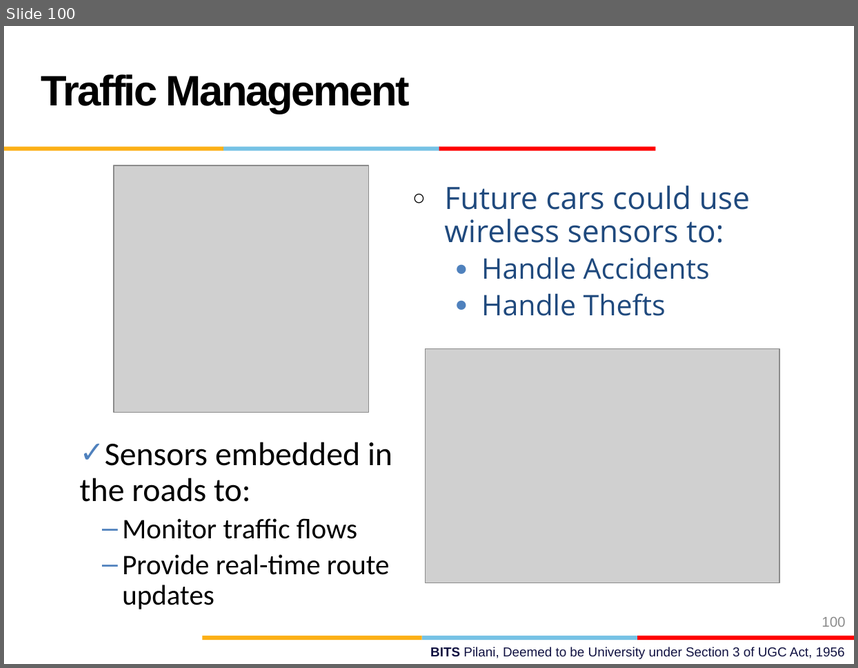
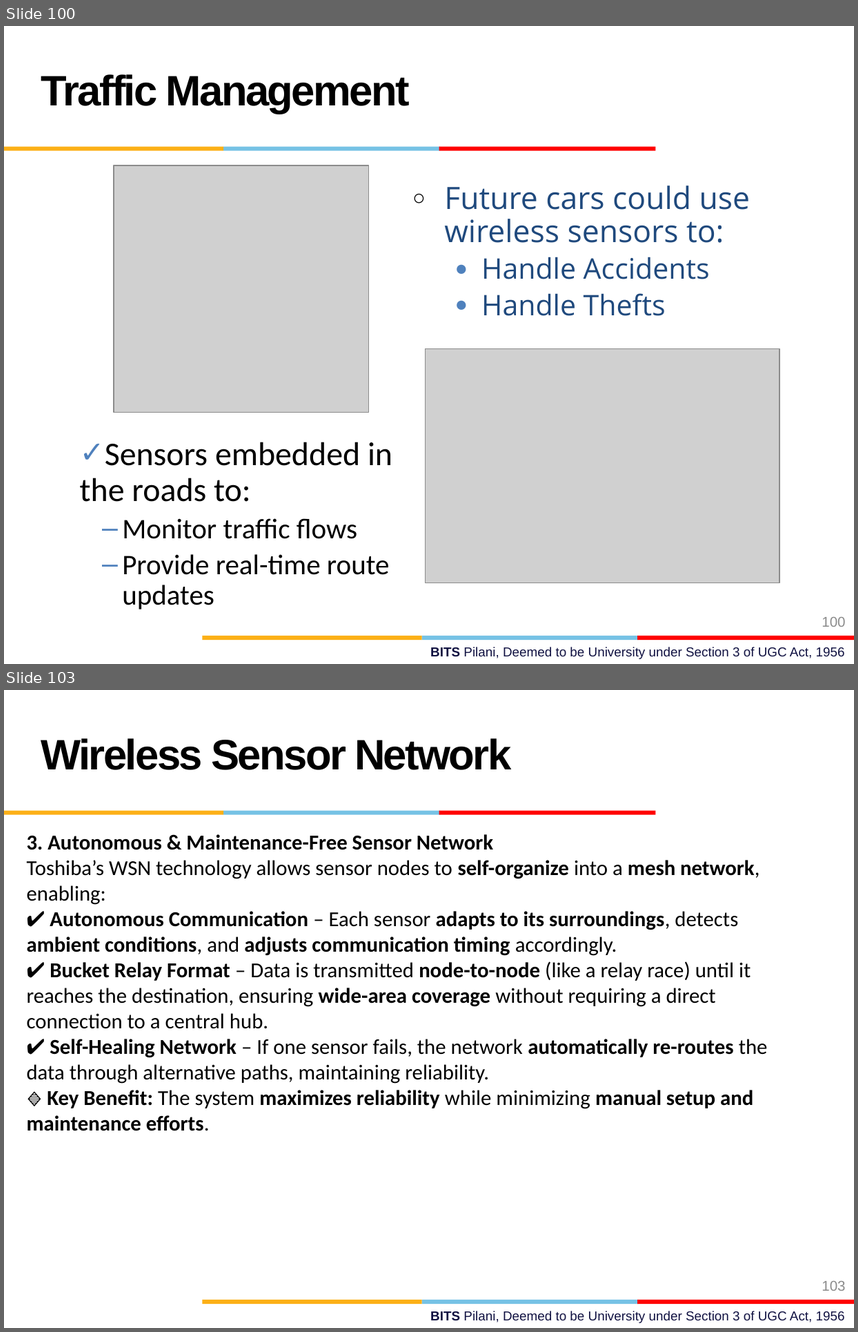
Before and after one commit to AbidKhan01ak/Mtech-7th-Sem, a slide deck: NEA/NEA.pptx. Shown one above the other, each under a label of ours: slide 100 before the commit, slides 100 and 103 after it; the slides between them are not shown. The pictures are 858x668 and 858x1332 pixels, drawn with LibreOffice and Linux fonts; fonts in the diff are those of the drawing; grey boxes stand for pictures; background and template pictures are left out. Boxes give left, top, right and bottom in pixels: in the first picture for what was removed or moved away, otherwise in the second. Text is boxed around its words. In the diff, an @@ line names an element or a change of style, - is before the commit and + after.

```diff
--- a/NEA/NEA.pptx
+++ b/NEA/NEA.pptx
@@ slide 103 added at (4, 690, 854, 1328), background #FFFFFF; not listed: 7 template elements that a slide beside it also shows @@
@@ text added at (41, 738, 512, 770), 36 pt, text #000000, bold @@
+Wireless Sensor Network
@@ text added at (27, 834, 768, 1131), 18 pt, text #000000 @@
+3. Autonomous & Maintenance-Free Sensor Network
+Toshiba’s WSN technology allows sensor nodes to self-organize into a mesh network, enabling:
+✔ Autonomous Communication – Each sensor adapts to its surroundings, detects ambient conditions, and adjusts communication timing accordingly.
+✔ Bucket Relay Format – Data is transmitted node-to-node (like a relay race) until it reaches the destination, ensuring wide-area coverage without requiring a direct connection to a central hub.
+✔ Self-Healing Network – If one sensor fails, the network automatically re-routes the data through alternative paths, maintaining reliability.
+🔹 Key Benefit: The system maximizes reliability while minimizing manual setup and maintenance efforts.
@@ page number added at (822, 1281, 845, 1290), 12 pt, text #8C8C8C @@
+103
```
Also in this commit, not shown: 1 slide changed, 75 other slides added.
